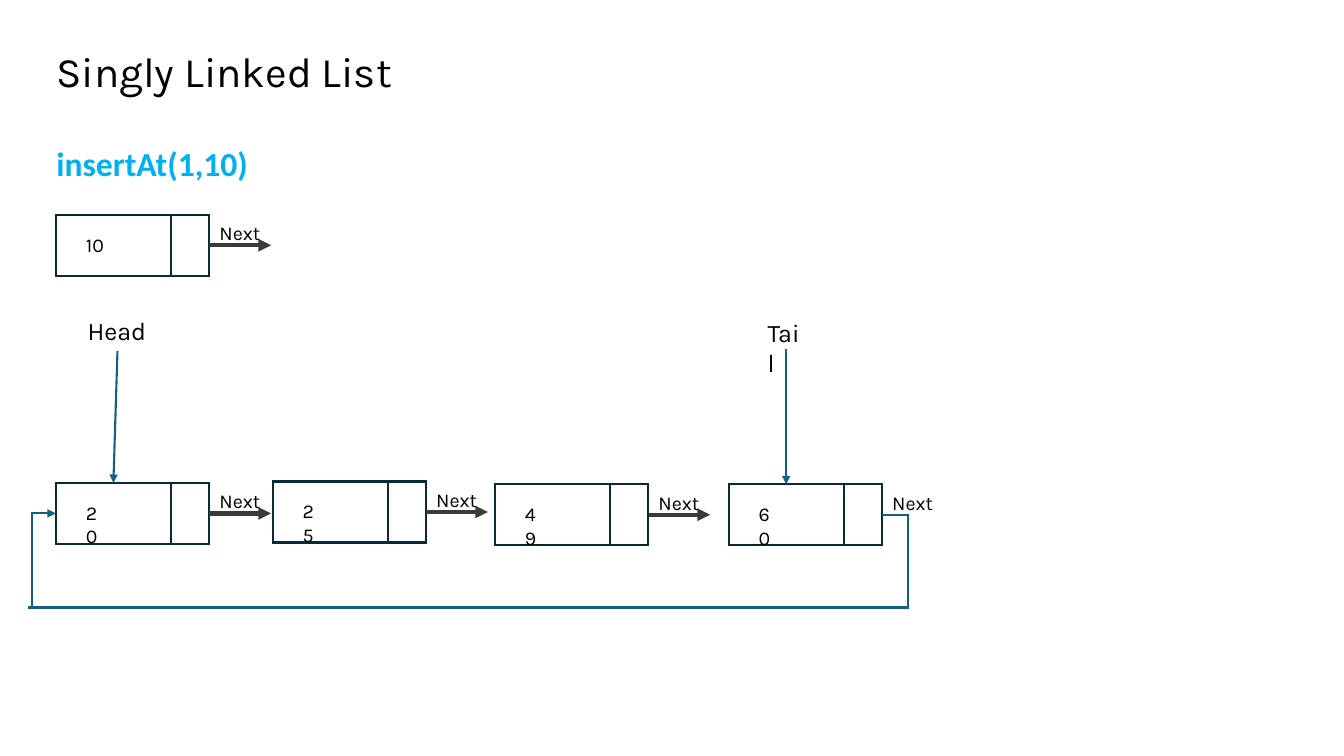
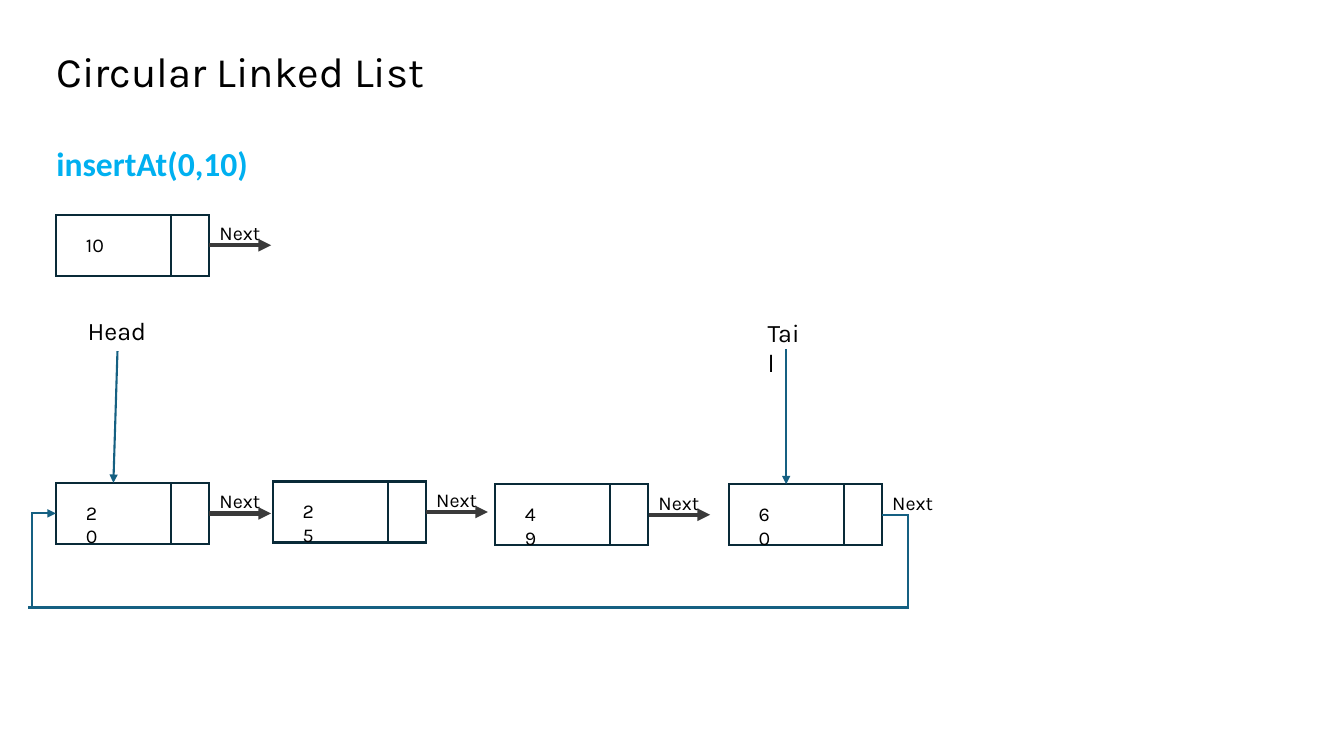
Before and after one commit to hossames/Ds-Course-Matrials, a slide deck: slide 21 of LinkedList/linked list week.pptx (slide 22 before the commit). Drawn at 1344x756 pixels with LibreOffice and Linux fonts; fonts in the diff are those of the drawing. Boxes give left, top, right and bottom in pixels: in the first picture for what was removed or moved away, otherwise in the second. Text is boxed around its words. In the diff, an @@ line names an element or a change of style, - is before the commit and + after.

```diff
--- a/LinkedList/linked list week.pptx
+++ b/LinkedList/linked list week.pptx
@@ text at [56,58,424,88]: text changed @@
-Singly Linked List
+Circular Linked List
@@ text at [56,151,248,181]: text changed @@
-insertAt(1,10)
+insertAt(0,10)
```
Also in this commit, not shown: 5 other slides changed, 3 slides removed.
